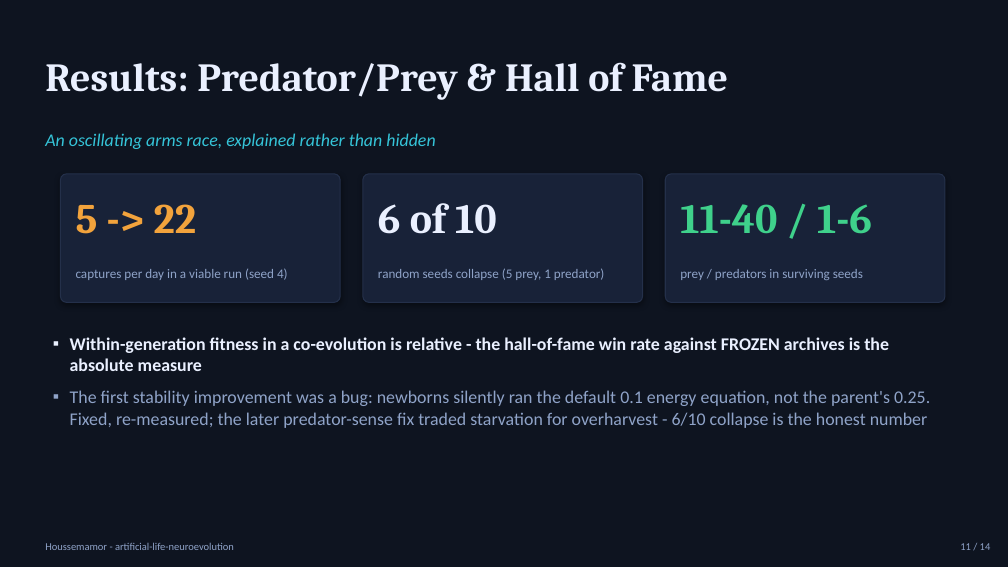
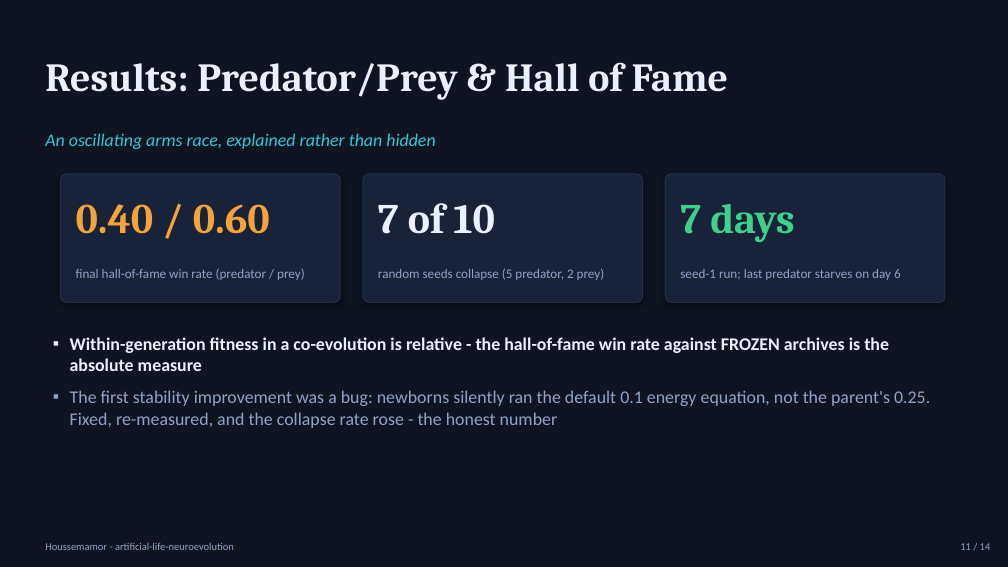
Before and after one commit to Houssemamor/ARTIFICIAL-LIFE-Simulation-Using-Neuroevolution-and-Genetic-Algorithms, a slide deck: slide 11 of docs/presentation_deck.pptx. Drawn at 1008x567 pixels with LibreOffice and Linux fonts; fonts in the diff are those of the drawing. Boxes give left, top, right and bottom in pixels: in the first picture for what was removed or moved away, otherwise in the second. Text is boxed around its words. In the diff, an @@ line names an element or a change of style, - is before the commit and + after.

```diff
--- a/docs/presentation_deck.pptx
+++ b/docs/presentation_deck.pptx
@@ text at bbox=[76, 204, 270, 234]: text changed @@
-5 -> 22
+0.40 / 0.60
@@ text at bbox=[378, 203, 495, 234]: text changed @@
-6 of 10
+7 of 10
@@ text at bbox=[680, 204, 794, 242]: text changed @@
-11-40 / 1-6
+7 days
@@ text at bbox=[76, 268, 305, 280]: text changed @@
-captures per day in a viable run (seed 4)
+final hall-of-fame win rate (predator / prey)
@@ text at bbox=[378, 268, 605, 280]: text changed @@
-random seeds collapse (5 prey, 1 predator)
+random seeds collapse (5 predator, 2 prey)
@@ text at bbox=[680, 269, 901, 280]: text changed @@
-prey / predators in surviving seeds
+seed-1 run; last predator starves on day 6
@@ text at bbox=[70, 390, 930, 428]: text changed @@
-▪ The first stability improvement was a bug: newborns silently ran the default 0.1 energy equation, not the parent's 0.25. Fixed, re-measured; the later predator-sense fix traded starvation for overharvest - 6/10 collapse is the honest number
+▪ The first stability improvement was a bug: newborns silently ran the default 0.1 energy equation, not the parent's 0.25. Fixed, re-measured, and the collapse rate rose - the honest number
```
Also in this commit, not shown: 9 other slides changed, 47 other files.
